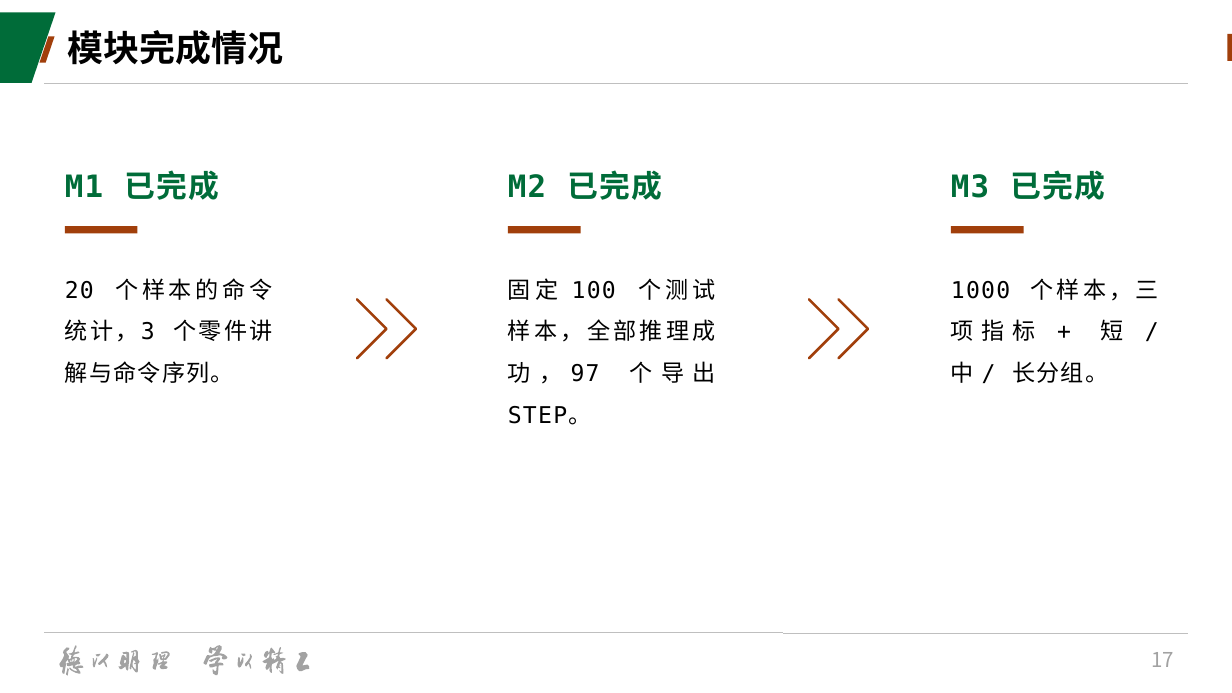
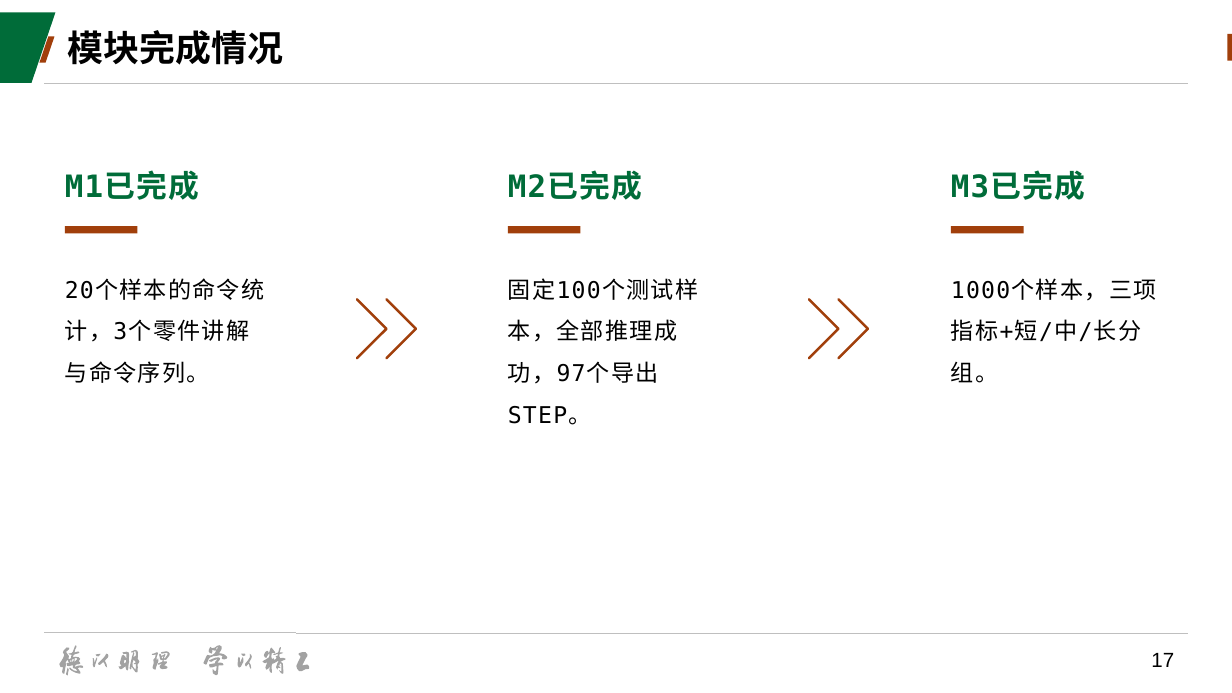
Before and after one commit to starfish667/deepcad_test, a slide deck: slide 17 of doc/AICAD汇报.pptx. Drawn at 1232x693 pixels with LibreOffice and Linux fonts; fonts in the diff are those of the drawing; background and template pictures are left out. Boxes give left, top, right and bottom in pixels: in the first picture for what was removed or moved away, otherwise in the second. Text is boxed around its words. In the diff, an @@ line names an element or a change of style, - is before the commit and + after.

```diff
--- a/doc/AICAD汇报.pptx
+++ b/doc/AICAD汇报.pptx
@@ text removed at (x1=65, y1=170, x2=219, y2=200) @@
-M1 已完成
@@ text added at (x1=65, y1=172, x2=200, y2=200), 24 pt, text #006C39, bold @@
+M1已完成
@@ text removed at (x1=508, y1=170, x2=662, y2=200) @@
-M2 已完成
@@ text added at (x1=508, y1=172, x2=643, y2=200), 24 pt, text #006C39, bold @@
+M2已完成
@@ text removed at (x1=951, y1=170, x2=1105, y2=200) @@
-M3 已完成
@@ text added at (x1=951, y1=172, x2=1086, y2=200), 24 pt, text #006C39, bold @@
+M3已完成
@@ text at (x1=508, y1=278, x2=698, y2=425): text changed @@
-固定 100 个测试样本，全部推理成功，97 个导出 STEP。
+固定100个测试样本，全部推理成功，97个导出STEP。
@@ text at (x1=951, y1=279, x2=1157, y2=383): text changed @@
-1000 个样本，三项指标 + 短 / 中 / 长分组。
+1000个样本，三项指标+短/中/长分组。
@@ text at (x1=65, y1=361, x2=210, y2=383): text changed @@
-20 个样本的命令统计，3 个零件讲解与命令序列。
+20个样本的命令统计，3个零件讲解与命令序列。
@@ page number at (x1=1151, y1=653, x2=1174, y2=667): font Noto Sans CJK SC to Arial, text colour #A2A2A2 to #000000 @@
```
Also in this commit, not shown: 23 other slides changed.
